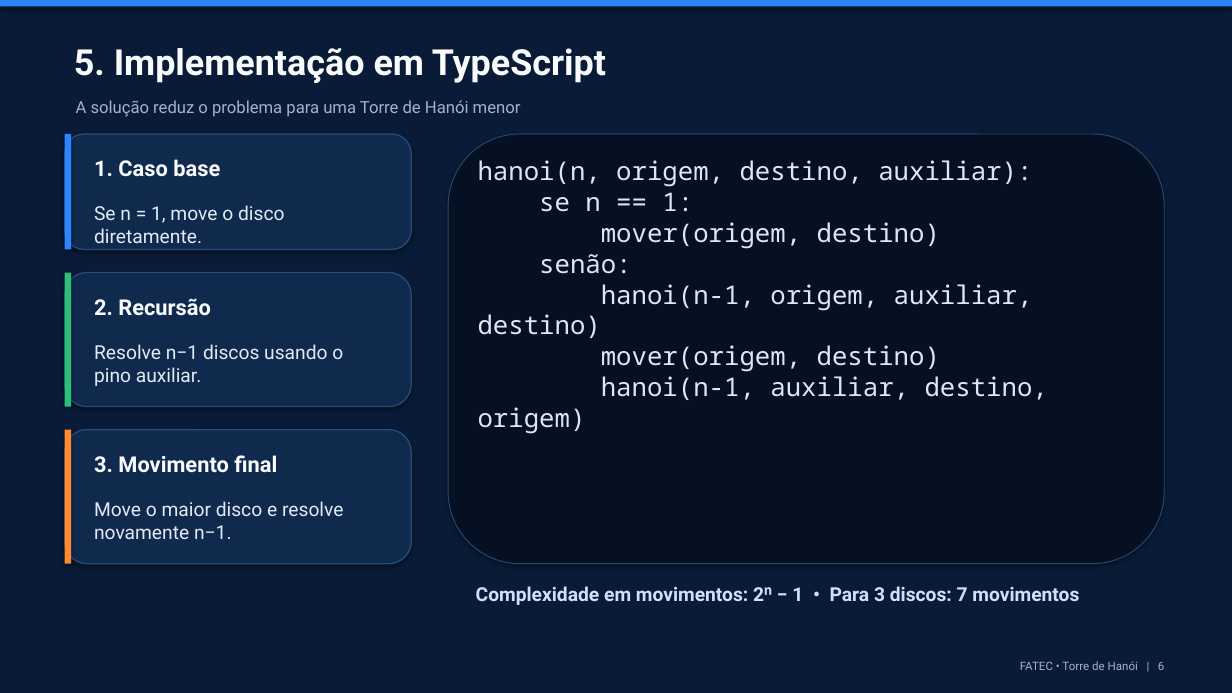
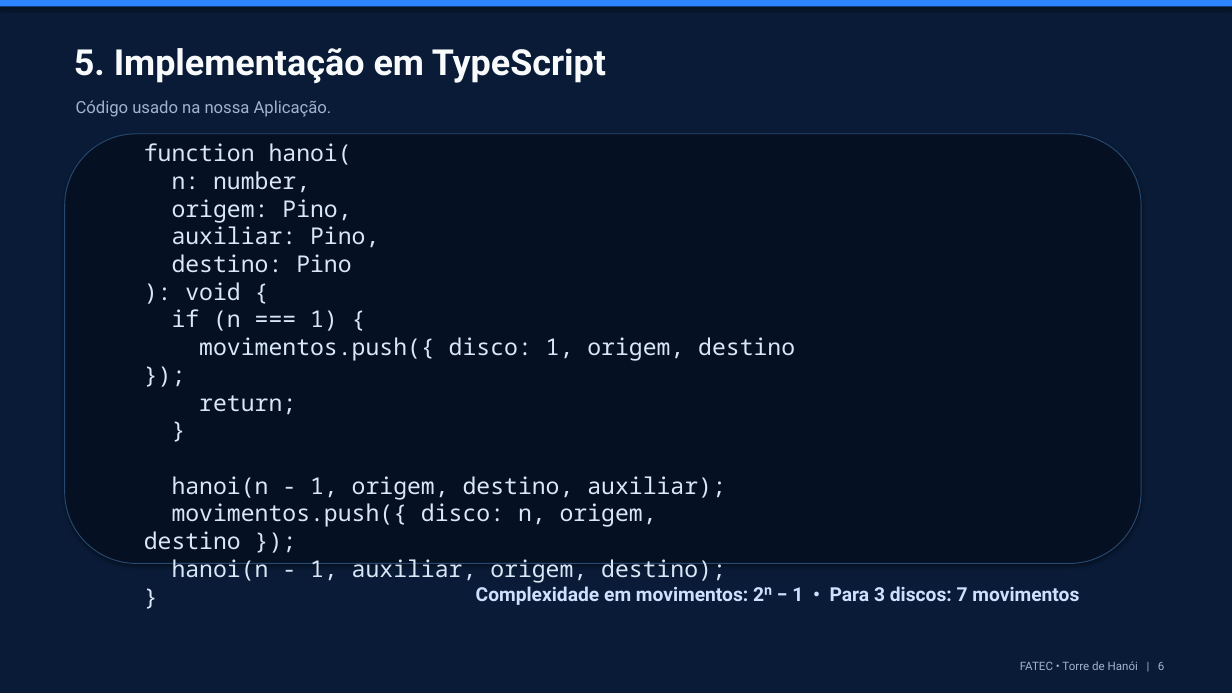
Before and after one commit to vh-dev-fatec/torres-hanoi, a slide deck: slide 6 of docs/Torre_de_Hanoi_FATEC_Apresentacao.pptx. Drawn at 1232x693 pixels with LibreOffice and Linux fonts; fonts in the diff are those of the drawing. Boxes give left, top, right and bottom in pixels: in the first picture for what was removed or moved away, otherwise in the second. Text is boxed around its words. In the diff, an @@ line names an element or a change of style, - is before the commit and + after.

```diff
--- a/docs/Torre_de_Hanoi_FATEC_Apresentacao.pptx
+++ b/docs/Torre_de_Hanoi_FATEC_Apresentacao.pptx
@@ text at bbox=[76, 100, 332, 117]: text changed @@
-A solução reduz o problema para uma Torre de Hanói menor
+Código usado na nossa Aplicação.
@@ rounded rectangle: place and size @@
-rounded rectangle at bbox=[448, 134, 1165, 564]
+rounded rectangle at bbox=[65, 134, 1141, 564]
@@ rounded rectangle removed at bbox=[65, 134, 411, 250] @@
@@ rectangle removed at bbox=[65, 134, 71, 250] @@
@@ text at bbox=[144, 143, 795, 583]: text changed; size 20 to 18 pt @@
-hanoi(n, origem, destino, auxiliar):
-se n == 1:
-mover(origem, destino)
-senão:
-hanoi(n-1, origem, auxiliar, destino)
-mover(origem, destino)
-hanoi(n-1, auxiliar, destino, origem)
+function hanoi(
+n: number,
+origem: Pino,
+auxiliar: Pino,
+destino: Pino
+): void {
+if (n === 1) {
+movimentos.push({ disco: 1, origem, destino });
+return;
+}
+hanoi(n - 1, origem, destino, auxiliar);
+movimentos.push({ disco: n, origem, destino });
+hanoi(n - 1, auxiliar, origem, destino);
+}
@@ text removed at bbox=[94, 159, 220, 177] @@
-1. Caso base
@@ text removed at bbox=[94, 205, 284, 243] @@
-Se n = 1, move o disco diretamente.
@@ rounded rectangle removed at bbox=[65, 273, 411, 407] @@
@@ rectangle removed at bbox=[65, 273, 71, 407] @@
@@ text removed at bbox=[94, 298, 211, 316] @@
-2. Recursão
@@ text removed at bbox=[94, 344, 343, 386] @@
-Resolve n−1 discos usando o pino auxiliar.
@@ rounded rectangle removed at bbox=[65, 430, 411, 564] @@
@@ rectangle removed at bbox=[65, 430, 71, 564] @@
@@ text removed at bbox=[94, 455, 277, 473] @@
-3. Movimento final
@@ text removed at bbox=[94, 501, 344, 539] @@
-Move o maior disco e resolve novamente n−1.
```
Also in this commit, not shown: 4 other slides changed, 1 other file.
